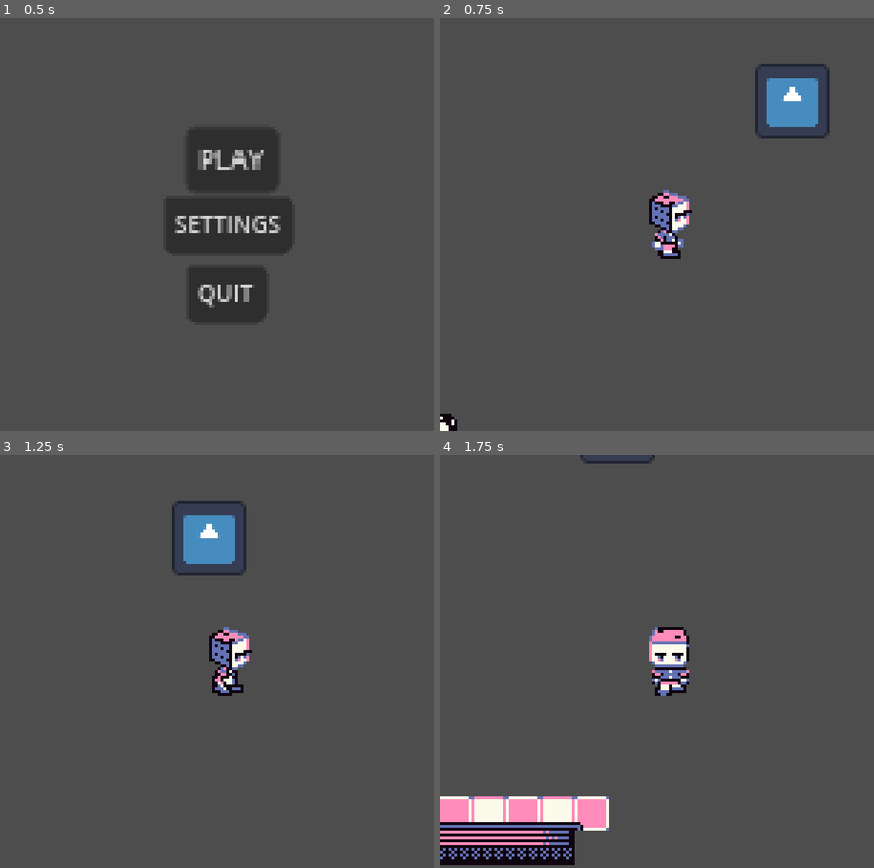
Above: before the commit, frames 1-4 (two rows, left to right).
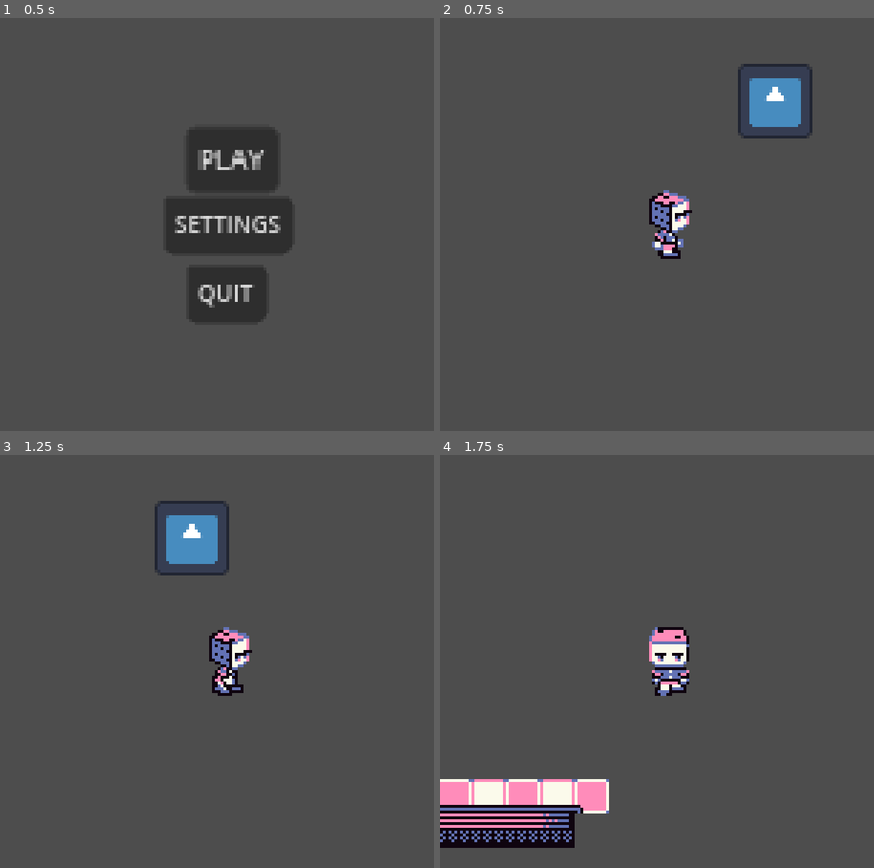
Above: after the commit, the same moments.

Repository: 0xspiderr/gbjam13_gamejam
Game: Godot game, scene res://ui/menus/main_menu.tscn
The game is run twice, just before and just after one commit, with the same random seed, the same clock (stepped at 60 frames per second) and the same inputs. The engine's default icon, where the game draws it, is replaced by a stand-in: a white triangle on a blue panel in a dark square.
Inputs:
- Up to frame 1 (0.5 s): no input
- Up to frame 2 (0.75 s): tap Enter at 0.5 s; hold D (right) from 0.53 s (still down); hold Space (interact) from 0.53 s (still down)
- Up to frame 3 (1.25 s): keep holding D (right); keep holding Space (interact)
- Up to frame 4 (1.75 s): release D (right) at 1.28 s; release Space (interact) at 1.28 s; hold S (down) from 1.28 s (still down); tap Space (interact) at 1.35 s

Frame 1 is identical in both runs. In frame 2, 1.6% of the frame differs, in the area x 0-90%, y 11-100%; in frame 3, 1.5%; in frame 4, 5.7%, in the area x 0-50%, y 0-100%.

Commit message:
changed movement so player cant walk diagonally

Diff:
--- a/scenes/player/player.gd
+++ b/scenes/player/player.gd
@@ -37,8 +37,14 @@
 	else:
 		velocity_weight = delta * friction
 
-	velocity.x = lerpf(velocity.x, player_dir.x * speed, velocity_weight)
-	velocity.y = lerpf(velocity.y, player_dir.y * speed, velocity_weight)
+	if player_dir == Vector2(1, 0) or player_dir == Vector2(-1, 0):
+		velocity.x = player_dir.x * speed
+		velocity.y = 0
+	if player_dir == Vector2(0, 1) or player_dir == Vector2(0, -1):
+		velocity.y = player_dir.y * speed
+		velocity.x = 0
+	if player_dir not in [Vector2(0, 1), Vector2(0, -1), Vector2(1, 0),Vector2(-1, 0)]:
+		velocity = Vector2.ZERO
 
 
 func _play_animation() -> void:
@@ -46,13 +52,13 @@
 
 	if player_dir_len == 0:
 		player_sprites.play(&"idle")
-	elif player_dir.y > 0:
+	elif player_dir.y == 1:
 		player_sprites.play(&"walk_down")
-	elif player_dir.y < 0:
+	elif player_dir.y == -1:
 		player_sprites.play(&"walk_up")
-	elif player_dir.x > 0:
+	elif player_dir.x == 1:
 		player_sprites.play(&"walk_right")
-	elif player_dir.x < 0:
+	elif player_dir.x == -1:
 		player_sprites.play(&"walk_left")
 	else:
 		player_sprites.play(&"idle")
